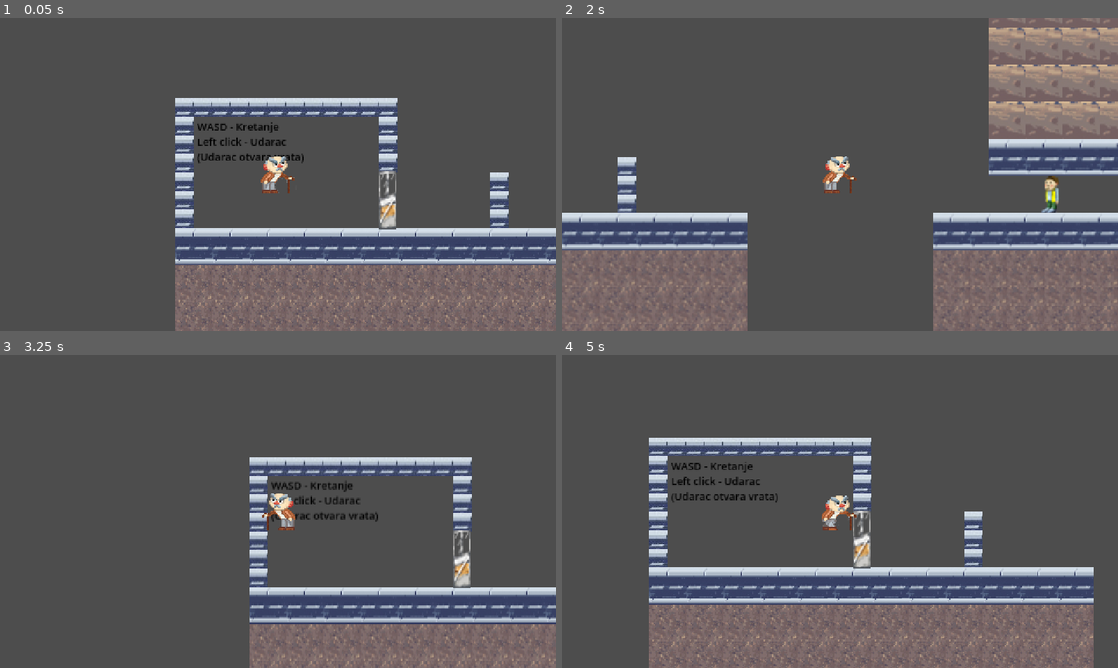
Above: before the commit, frames 1-4 (two rows, left to right).
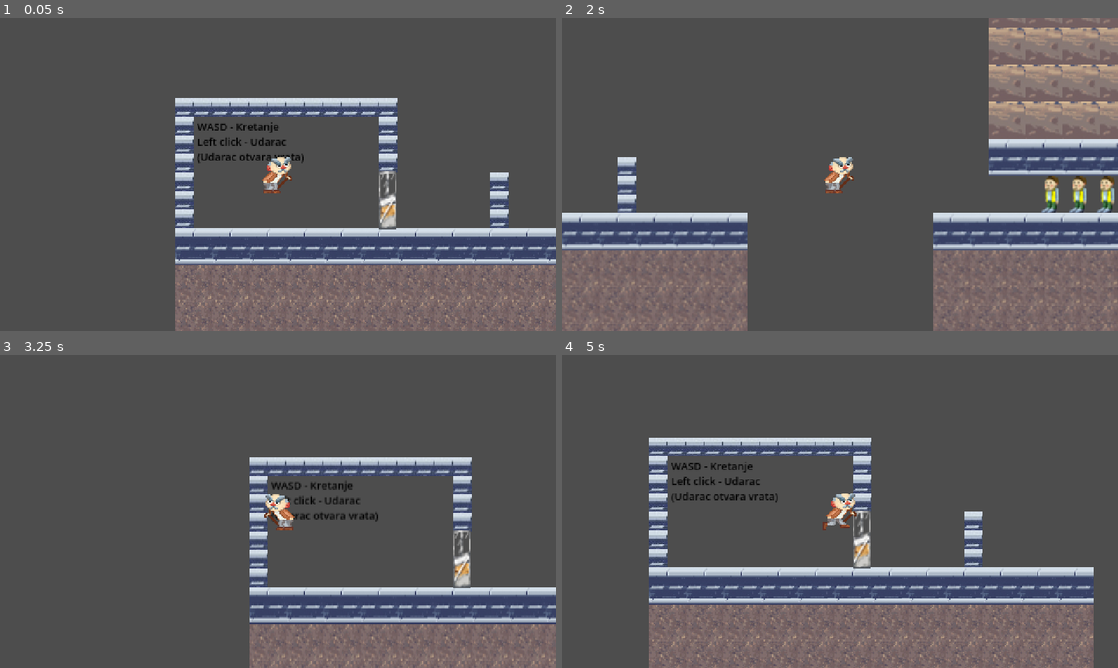
Above: after the commit, the same moments.

Repository: cane122/DedaGame
Game: Godot game, scene res://node_2d.tscn
Two runs of this game, one before a commit and one after it. Both use one fixed random seed, a clock stepped at 60 frames per second and the inputs below.
Inputs:
- Up to frame 1 (0.05 s): no input
- Up to frame 2 (2 s): tap Enter (ui_accept) at 0.5 s; hold D (move_right) from 0.53 s (still down); tap F (attack) at 0.6, 1.55 s; tap Space (jump) at 0.77, 0.8, 1.07, 1.35, 1.52, 1.82 s
- Up to frame 3 (3.25 s): release D (move_right) at 2.03 s; hold A (move_left) from 2.03 s (still down); tap F (attack) at 2.1, 2.85 s; tap Space (jump) at 2.3, 3.02 s; tap Enter (ui_accept) at 2.75 s
- Up to frame 4 (5 s): tap Space (jump) at 3.32, 3.6, 3.77, 4.07, 4.52, 4.82 s; release A (move_left) at 4.28 s; hold D (move_right) from 4.28 s (still down); tap F (attack) at 4.35 s

The runs differ from the first frame. In frame 1, 0.4% of the frame differs, in the area x 46-53%, y 44-56%; in frame 2, 0.9%, in the area x 46-100%, y 44-63%; in frame 3, 0.4%; in frame 4, 0.5%.

Commit message:
ArmyOfStudents

Diff:
--- a/Characters/character_body_2d.gd
+++ b/Characters/character_body_2d.gd
@@ -60,8 +60,8 @@
 func update_animations():
 	if is_attacking:
 		animated_sprite.play("attack")
-	#elif is_jumping:
-	#	animated_sprite.play("jump")
+	elif is_jumping:
+		animated_sprite.play("jump")
 	elif velocity.x != 0:
 		animated_sprite.play("run")
 	else:
--- a/Characters/character_body_2d.tscn
+++ b/Characters/character_body_2d.tscn
@@ -6,7 +6,9 @@
 [ext_resource type="Texture2D" uid="uid://b0do351px4m3m" path="res://Resources/dekaFF2.png" id="3_fr4ue"]
 [ext_resource type="Texture2D" uid="uid://wxtdexkdt2gq" path="res://Resources/dekaFF3.png" id="4_y6bkv"]
 [ext_resource type="Texture2D" uid="uid://x1svc8jqbw3l" path="res://Resources/dekaW1.png" id="6_10ssj"]
+[ext_resource type="Texture2D" uid="uid://dbhnsbpwdblqv" path="res://Resources/dekaJ1.png" id="6_bqyor"]
 [ext_resource type="Texture2D" uid="uid://c3n2j8nqsx8hj" path="res://Resources/dekaW2.png" id="7_gnnt3"]
+[ext_resource type="Texture2D" uid="uid://qmxpsweimcm2" path="res://Resources/dekaJ2.png" id="7_q8dem"]
 [ext_resource type="Texture2D" uid="uid://c43uaje00yqyl" path="res://Resources/dekaW3.png" id="8_hu4r8"]
 [ext_resource type="Texture2D" uid="uid://cddhyauo0eyc" path="res://Resources/dekaW4.png" id="9_372yl"]
 
@@ -32,6 +34,17 @@
 }],
 "loop": true,
 "name": &"idle",
+"speed": 5.0
+}, {
+"frames": [{
+"duration": 1.0,
+"texture": ExtResource("6_bqyor")
+}, {
+"duration": 1.0,
+"texture": ExtResource("7_q8dem")
+}],
+"loop": true,
+"name": &"jump",
 "speed": 5.0
 }, {
 "frames": [{
@@ -63,7 +76,7 @@
 
 [node name="AnimatedSprite2D" type="AnimatedSprite2D" parent="."]
 sprite_frames = SubResource("SpriteFrames_4lxmw")
-animation = &"attack"
+animation = &"jump"
 
 [node name="CollisionShape2D" type="CollisionShape2D" parent="."]
 position = Vector2(1, 0)
--- a/Characters/student.gd
+++ b/Characters/student.gd
@@ -36,7 +36,7 @@
 func take_damage():
 	if is_dead:
 		return
-
+	AngerManager.student_killed()
 	is_dead = true
 	sprite.texture = load("res://Resources/mrtavStudent.png")
 	toggle_dying(true)
--- a/Characters/student1.tscn
+++ /dev/null
@@ -1,20 +0,0 @@
-[gd_scene load_steps=4 format=3 uid="uid://di6oaavrmd7cn"]
-
-[ext_resource type="Script" path="res://Characters/student.gd" id="1_xn8oj"]
-[ext_resource type="Texture2D" uid="uid://cx2sn02xolfgx" path="res://Resources/student.png" id="2_fawkc"]
-
-[sub_resource type="CapsuleShape2D" id="CapsuleShape2D_mosnr"]
-
-[node name="Student" type="CharacterBody2D"]
-script = ExtResource("1_xn8oj")
-
-[node name="Sprite2D" type="Sprite2D" parent="."]
-texture = ExtResource("2_fawkc")
-
-[node name="DetectionArea" type="Area2D" parent="."]
-
-[node name="CollisionShape2D" type="CollisionShape2D" parent="DetectionArea"]
-shape = SubResource("CapsuleShape2D_mosnr")
-
-[connection signal="area_entered" from="DetectionArea" to="." method="_on_detection_area_area_entered"]
-[connection signal="body_entered" from="DetectionArea" to="." method="_on_detection_area_body_entered"]
--- a/TileMap/PlatformMapa.tscn
+++ b/TileMap/PlatformMapa.tscn
@@ -141,6 +141,84 @@
 [node name="Student" parent="." instance=ExtResource("8_83rpt")]
 position = Vector2(487, 298)
 
+[node name="Student2" parent="." instance=ExtResource("8_83rpt")]
+position = Vector2(511, 298)
+
+[node name="Student3" parent="." instance=ExtResource("8_83rpt")]
+position = Vector2(535, 298)
+
+[node name="Student4" parent="." instance=ExtResource("8_83rpt")]
+position = Vector2(1736, 745)
+
+[node name="Student5" parent="." instance=ExtResource("8_83rpt")]
+position = Vector2(3437, 682)
+
+[node name="Student9" parent="." instance=ExtResource("8_83rpt")]
+position = Vector2(3458, 682)
+
+[node name="Student10" parent="." instance=ExtResource("8_83rpt")]
+position = Vector2(3479, 681)
+
+[node name="Student11" parent="." instance=ExtResource("8_83rpt")]
+position = Vector2(3815, 714)
+
+[node name="Student12" parent="." instance=ExtResource("8_83rpt")]
+position = Vector2(4019, 698)
+
+[node name="Student14" parent="." instance=ExtResource("8_83rpt")]
+position = Vector2(4086, 697)
+
+[node name="Student15" parent="." instance=ExtResource("8_83rpt")]
+position = Vector2(4764, 746)
+
+[node name="Student18" parent="." instance=ExtResource("8_83rpt")]
+position = Vector2(4785, 746)
+
+[node name="Student19" parent="." instance=ExtResource("8_83rpt")]
+position = Vector2(4806, 746)
+
+[node name="Student20" parent="." instance=ExtResource("8_83rpt")]
+position = Vector2(4827, 746)
+
+[node name="Student21" parent="." instance=ExtResource("8_83rpt")]
+position = Vector2(4848, 746)
+
+[node name="Student22" parent="." instance=ExtResource("8_83rpt")]
+position = Vector2(4868, 746)
+
+[node name="Student23" parent="." instance=ExtResource("8_83rpt")]
+position = Vector2(4888, 746)
+
+[node name="Student24" parent="." instance=ExtResource("8_83rpt")]
+position = Vector2(4911, 746)
+
+[node name="Student25" parent="." instance=ExtResource("8_83rpt")]
+position = Vector2(4932, 746)
+
+[node name="Student26" parent="." instance=ExtResource("8_83rpt")]
+position = Vector2(4952, 746)
+
+[node name="Student27" parent="." instance=ExtResource("8_83rpt")]
+position = Vector2(4973, 746)
+
+[node name="Student16" parent="." instance=ExtResource("8_83rpt")]
+position = Vector2(4743, 746)
+
+[node name="Student17" parent="." instance=ExtResource("8_83rpt")]
+position = Vector2(4475, 730)
+
+[node name="Student13" parent="." instance=ExtResource("8_83rpt")]
+position = Vector2(4056, 698)
+
+[node name="Student6" parent="." instance=ExtResource("8_83rpt")]
+position = Vector2(3416, 682)
+
+[node name="Student7" parent="." instance=ExtResource("8_83rpt")]
+position = Vector2(3374, 682)
+
+[node name="Student8" parent="." instance=ExtResource("8_83rpt")]
+position = Vector2(3395, 682)
+
 [node name="Label" type="Label" parent="."]
 offset_left = -140.0
 offset_top = 220.0
--- a/worldScript.gd
+++ b/worldScript.gd
@@ -15,9 +15,12 @@
 func _on_win_area_body_entered(body: Node2D) -> void:
 	if body.is_in_group("player"):
 		if AngerManager.students_killed == 0:
-			get_tree().change_scene_to_file("res://Opening/victory.tscn")
+			call_deferred("_change_scene_deferred", "res://Opening/victory.tscn")
 		else:
-			get_tree().change_scene_to_file("res://Opening/opening.tscn")
+			call_deferred("_change_scene_deferred", "res://Opening/opening.tscn")
+
+func _change_scene_deferred(scene_path: String) -> void:
+	get_tree().change_scene_to_file(scene_path)
 
 func _on_anger_changed(new_value: int) -> void:
 	# Handle any local updates needed when anger changes
Not shown: 1 places in Characters/character_body_2d.tscn that only renumber resources
Binary file added: Resources/dekaJ1.png
Not shown, added: Resources/dekaJ1.png.import
Binary file added: Resources/dekaJ2.png
Not shown, added: Resources/dekaJ2.png.import
